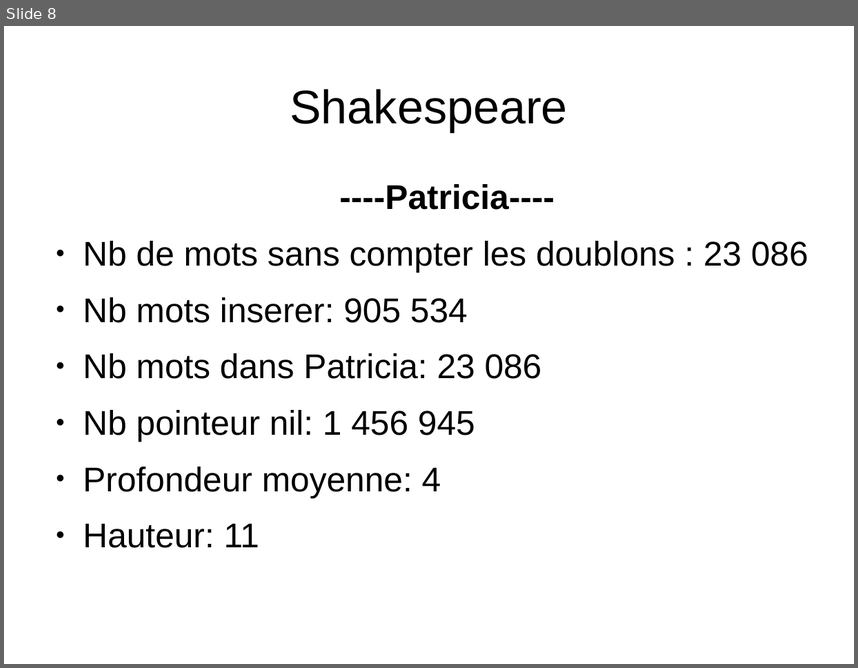
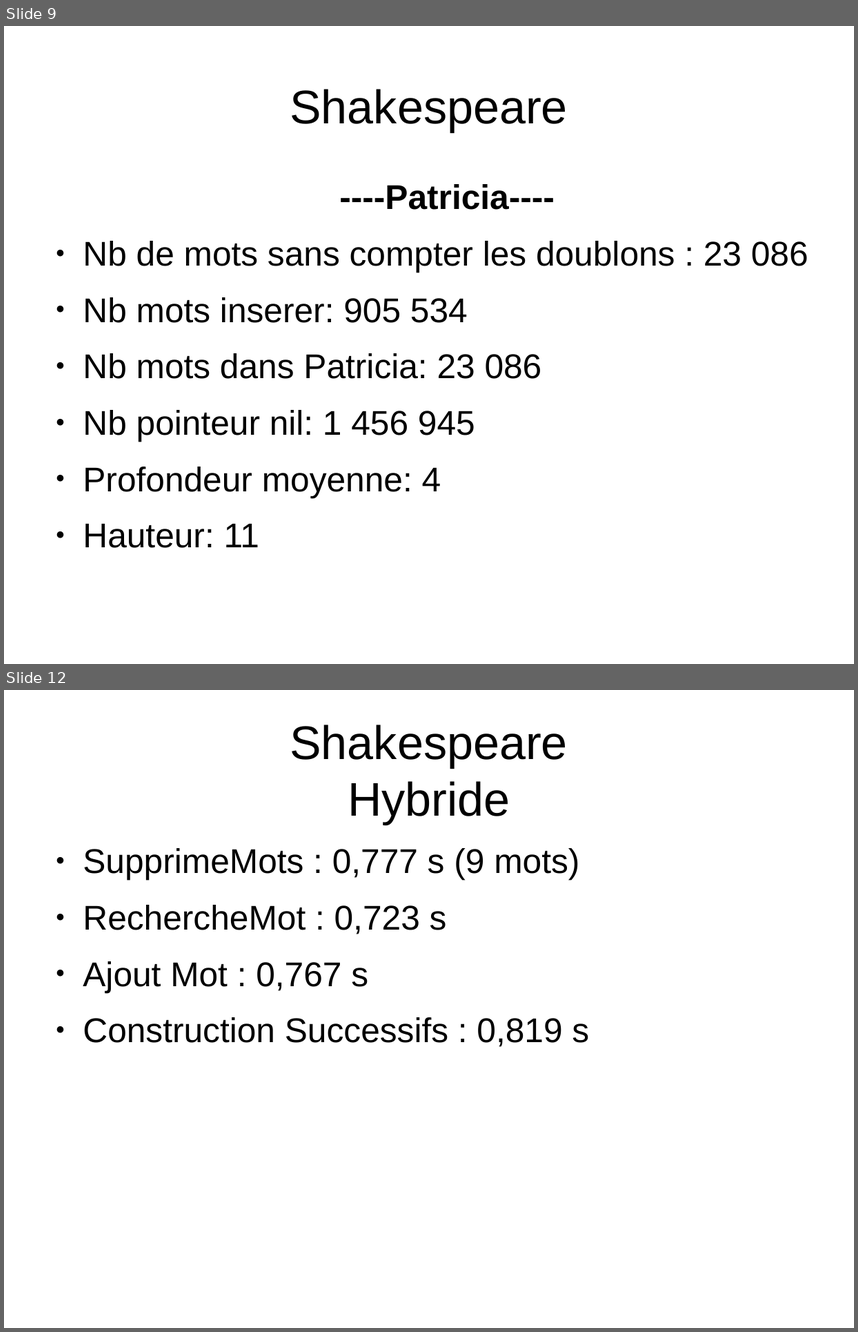
Before and after one commit to chao450/ProjetALGAV, a slide deck: DiapoProjet.odp. Shown one above the other, each under a label of ours: slide 8 before the commit, slides 9 and 12 after it; the slides between them are not shown. The pictures are 858x668 and 858x1332 pixels, drawn with LibreOffice and Linux fonts; fonts in the diff are those of the drawing. Boxes give left, top, right and bottom in pixels: in the first picture for what was removed or moved away, otherwise in the second. Text is boxed around its words. In the diff, an @@ line names an element or a change of style, - is before the commit and + after.

```diff
--- a/DiapoProjet.odp
+++ b/DiapoProjet.odp
@@ slide 12 added at (4,690,854,1328), background #FFFFFF @@
@@ title added at (290,724,567,824), 44 pt, text #000000 @@
+Shakespeare
+Hybride
@@ text added at (83,848,589,1047), 32 pt, text #000000 @@
+● SupprimeMots : 0,777 s (9 mots)
+● RechercheMot : 0,723 s
+● Ajout Mot : 0,767 s
+● Construction Successifs : 0,819 s
@@ what was slide 8 is now slide 9 @@
```
Also in this commit, not shown: 3 slides changed, 3 other slides added, 1 slide removed, 2 other files.
